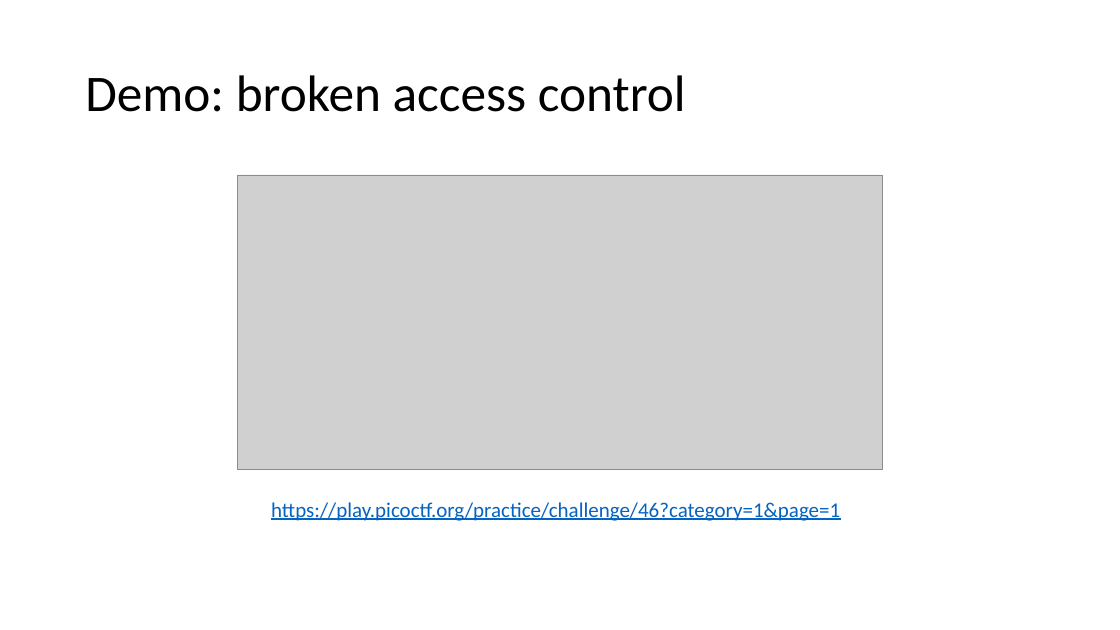
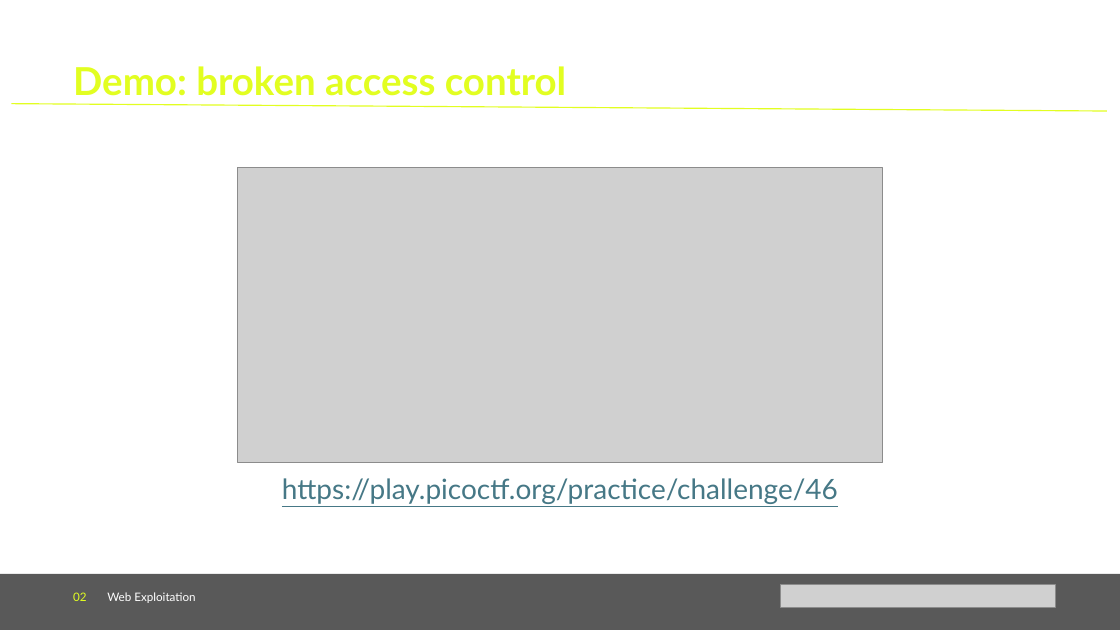
Before and after one commit to Cyanivde/technion-ctf, a slide deck: slide 10 of files/web-exploitation.pptx (slide 9 before the commit). Drawn at 1120x630 pixels with LibreOffice and Linux fonts; fonts in the diff are those of the drawing; grey boxes stand for pictures; background and template pictures are left out. Boxes give left, top, right and bottom in pixels: in the first picture for what was removed or moved away, otherwise in the second. Text is boxed around its words. In the diff, an @@ line names an element or a change of style, - is before the commit and + after.

```diff
--- a/files/web-exploitation.pptx
+++ b/files/web-exploitation.pptx
@@ text "Demo: broken access control": place and size @@
-text "Demo: broken access control" at <box>85,75,686,112</box>
+text "Demo: broken access control" at <box>73,66,567,96</box>
@@ text "Demo: broken access control" at <box>73,66,567,96</box>: size 44 to 33 pt, font Calibri to Lato, text colour #000000 to #E2FE21, bold on; line spacing 0.9 to 1; vertical alignment middle to top @@
@@ line added from (12, 103) to (1107, 111), #E2FE21 1 pt @@
@@ picture: place and size @@
-picture at <box>237,175,882,470</box>
+picture at <box>237,168,882,463</box>
@@ text at <box>282,478,838,504</box>: text changed; size 18 to 24 pt; font Calibri to Lato; text colour #0563C1 to #467886 @@
-https://play.picoctf.org/practice/challenge/46?category=1&page=1
+https://play.picoctf.org/practice/challenge/46
@@ rectangle added at <box>0,574,1120,630</box>, fill #595959 @@
@@ text added at <box>73,592,195,603</box>, 10 pt, text #FFFFFF @@
+02 Web Exploitation
@@ picture added at <box>781,585,1055,607</box> @@
```
Also in this commit, not shown: 11 other slides changed, 2 slides added, 1 slide removed, 2 other files.
